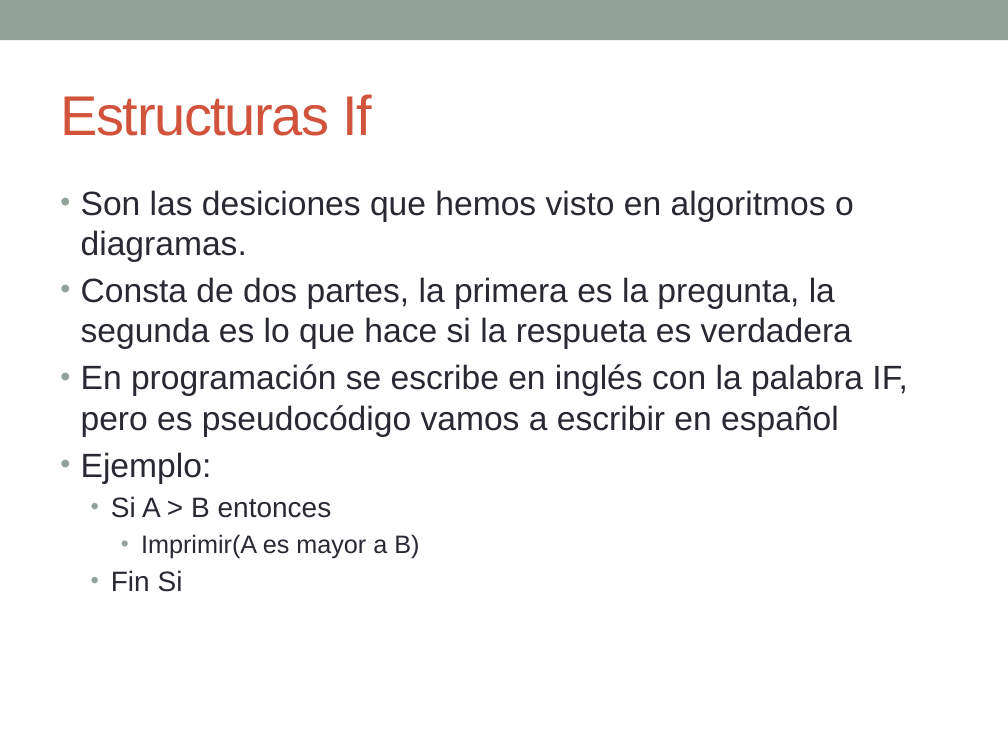
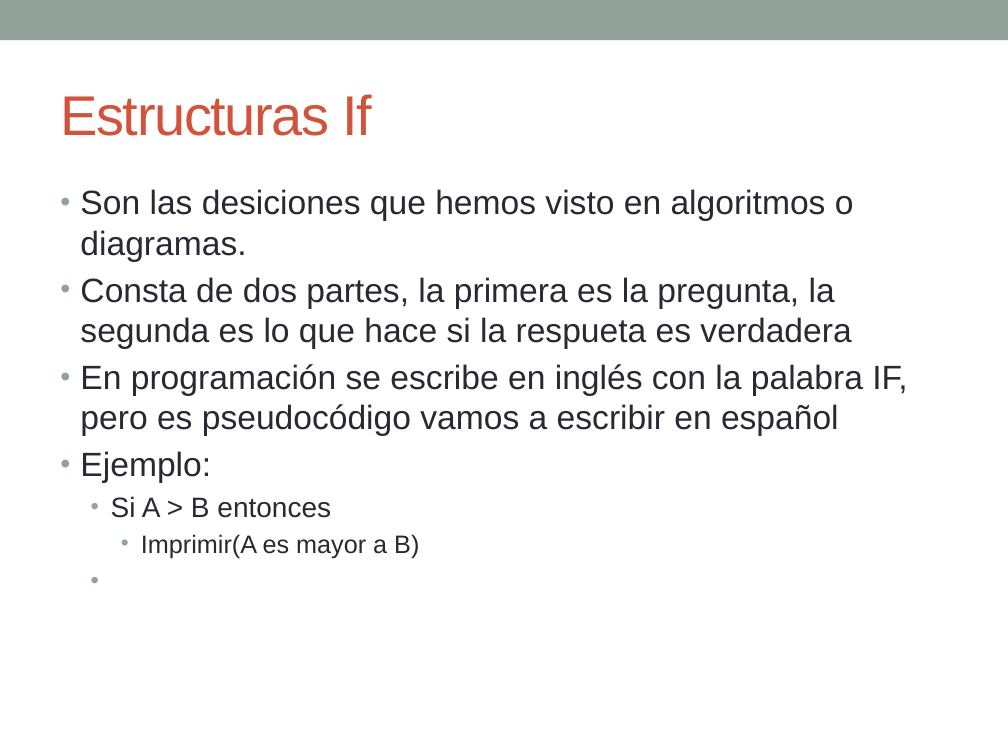
Before and after one commit to esolorzanob/UPI_Introduccion, a slide deck: slide 6 of Semana 4.pptx. Drawn at 1008x756 pixels with LibreOffice and Linux fonts; fonts in the diff are those of the drawing. Boxes give left, top, right and bottom in pixels: in the first picture for what was removed or moved away, otherwise in the second. Text is boxed around its words. In the diff, an @@ line names an element or a change of style, - is before the commit and + after.

```diff
--- a/Semana 4.pptx
+++ b/Semana 4.pptx
@@ text at (111, 570, 183, 592): paragraph removed @@
-  • Fin Si
```
Also in this commit, not shown: 7 other slides changed, 1 other file.
